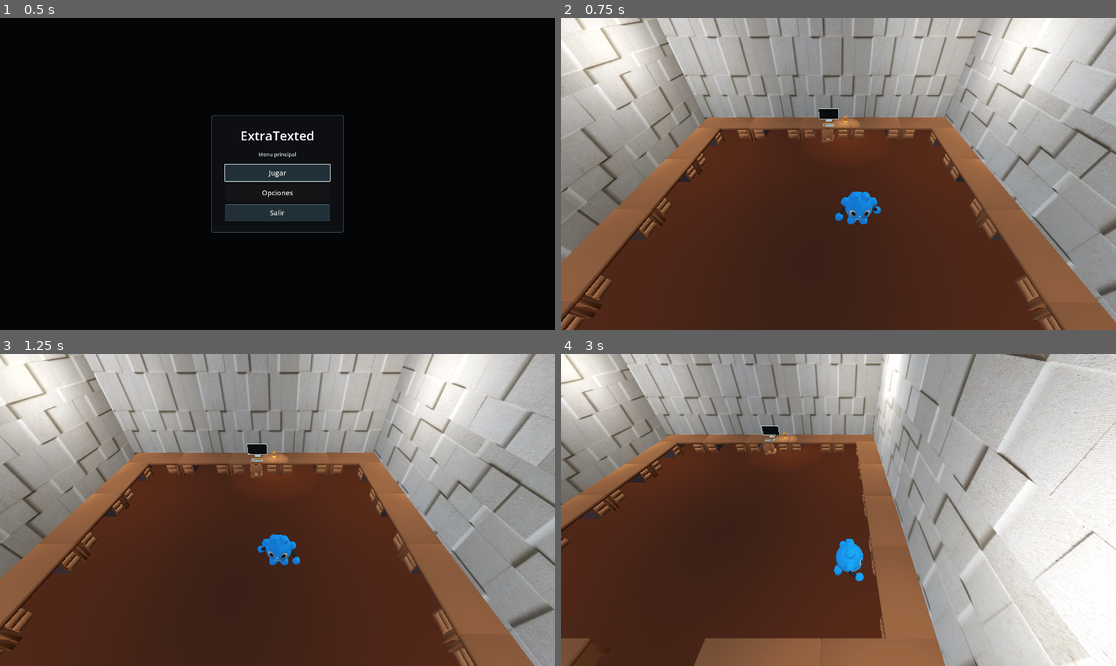
Above: before the commit, frames 1-4 (two rows, left to right).
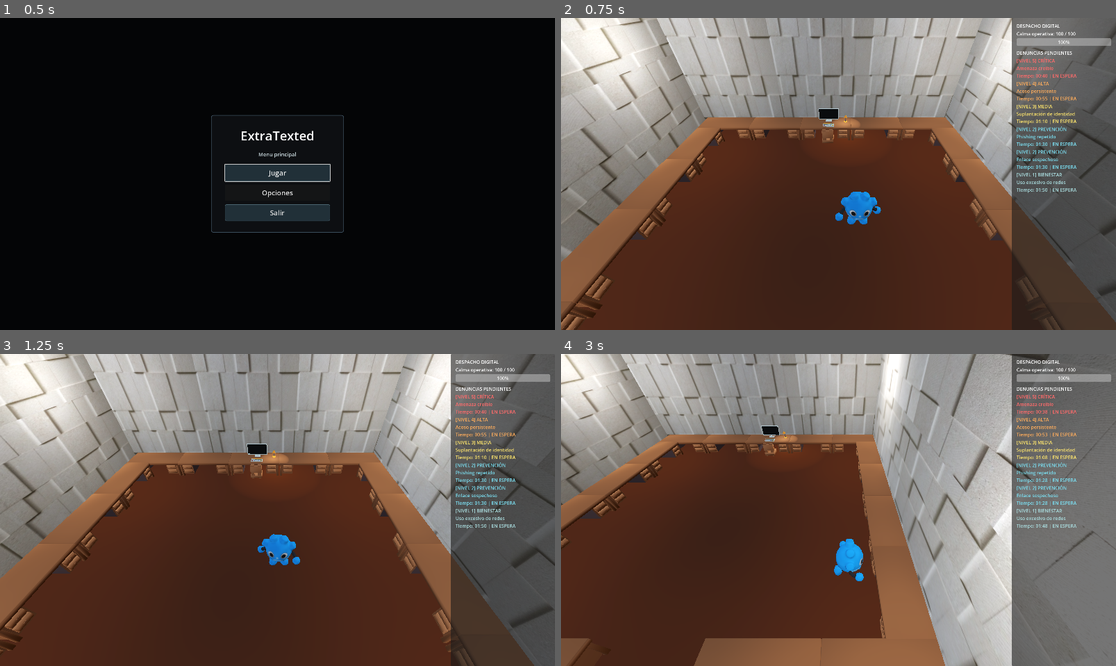
Above: after the commit, the same moments.

Repository: polosalgadomanueldavid-collab/ExtraTexted
Game: Godot game, scene res://MainMenu.tscn
Two runs of this game, one before a commit and one after it. Both use one fixed random seed, a clock stepped at 60 frames per second and the inputs below. The project has no main scene, so this scene is started directly.
Inputs:
- Up to frame 1 (0.5 s): no input
- Up to frame 2 (0.75 s): click "Jugar" at 0.5 s
- Up to frame 3 (1.25 s): no input
- Up to frame 4 (3 s): tap Enter (ui_accept) at 1.25, 1.52, 2.27 s; hold D (Derecha) 1.28-2.03 s; tap E (Interactuar) at 1.35 s; hold S (Abajo) 2.03-2.78 s; tap Keypad Enter at 2.1 s; hold D (Derecha) from 2.78 s (still down); tap Space at 2.85 s

Frame 1 is identical in both runs. In frame 2, 19% of the frame differs, in the area x 81-100%, y 0-100%; in frame 3, 19%; in frame 4, 19%.

Commit message:
feat: integra despacho AVL al escenario de oficina
ya se puede ver el panel en el juego

Diff:
--- a/proyecto-4-semestre/Oficina.tscn
+++ b/proyecto-4-semestre/Oficina.tscn
@@ -1,10 +1,12 @@
 [gd_scene format=4 uid="uid://c8s7h5f523ny"]
 
 [ext_resource type="Material" uid="uid://bnwphshq0no4d" path="res://Furniture Pack/main.tres" id="1_bnasg"]
+[ext_resource type="Script" uid="uid://ca140yvw05l41" path="res://Scripts/gestor_partida.gd" id="1_sa8v2"]
 [ext_resource type="Texture2D" uid="uid://dydg7plihxu75" path="res://36bf31df51379c823db97b294d26704f.jpg" id="2_nwhbu"]
 [ext_resource type="PackedScene" uid="uid://bfe3yjenbnsvj" path="res://Policia.tscn" id="3_qg7b0"]
 [ext_resource type="PackedScene" uid="uid://b4kirh52d1do4" path="res://computer.tscn" id="4_yf2d8"]
 [ext_resource type="Script" uid="uid://dcpx1o1vvn3vb" path="res://Scripts/camera_3d.gd" id="5_wg1wp"]
+[ext_resource type="PackedScene" uid="uid://gysqqn4wkayp" path="res://UI/PanelDespacho.tscn" id="7_sa8v2"]
 
 [sub_resource type="ArrayMesh" id="ArrayMesh_nvcgb"]
 _surfaces = [{
@@ -181,6 +183,7 @@
 albedo_color = Color(0.34, 0.15028001, 0.023799999, 1)
 
 [node name="Node3D" type="Node3D" unique_id=1045791016]
+script = ExtResource("1_sa8v2")
 
 [node name="Mesas verticales IZQ" type="Node3D" parent="." unique_id=2135345679]
 
@@ -470,3 +473,7 @@
 current = true
 script = ExtResource("5_wg1wp")
 objetivo = NodePath("../Node3D")
+
+[node name="CanvasLayer" type="CanvasLayer" parent="." unique_id=1523630788]
+
+[node name="PanelDespacho" parent="CanvasLayer" unique_id=1634710326 instance=ExtResource("7_sa8v2")]
--- a/proyecto-4-semestre/Scripts/SistemaDespacho.gd
+++ b/proyecto-4-semestre/Scripts/SistemaDespacho.gd
@@ -12,7 +12,7 @@
 
 var arbol: ArbolDenunciasAVL = ArbolDenunciasAVL.new()
 var calma_operativa: int = CALMA_MAXIMA
-
+var denuncia_activa_id: String = ""
 # Guarda cuánto tiempo le queda a cada denuncia pendiente.
 var tiempos_restantes: Dictionary = {}
 
@@ -38,6 +38,25 @@
 	return true
 
 
+func iniciar_denuncia_prioritaria() -> Denuncia:
+	var denuncia: Denuncia = arbol.obtener_prioritaria()
+
+	if denuncia == null:
+		return null
+
+	denuncia.estado = Denuncia.Estado.EN_PROCESO
+	denuncia_activa_id = denuncia.id
+
+	_notificar_cambios()
+	return denuncia
+
+
+func obtener_denuncia_activa() -> Denuncia:
+	if denuncia_activa_id.is_empty():
+		return null
+
+	return arbol.buscar_por_id(denuncia_activa_id)
+
 func resolver_denuncia(id: String) -> bool:
 	var denuncia: Denuncia = arbol.buscar_por_id(id)
 
@@ -54,6 +73,10 @@
 	)
 
 	denuncia_resuelta.emit(denuncia)
+
+	if denuncia_activa_id == id:
+		denuncia_activa_id = ""
+
 	_notificar_cambios()
 	return true
 
@@ -74,6 +97,9 @@
 	)
 
 	denuncia_vencida.emit(denuncia)
+	if denuncia_activa_id == id:
+		denuncia_activa_id = ""
+
 	_notificar_cambios()
 
 	if calma_operativa <= 0:
--- /dev/null
+++ b/proyecto-4-semestre/Scripts/gestor_partida.gd
@@ -0,0 +1,28 @@
+extends Node3D
+
+@onready var panel_despacho: PanelDespacho = $CanvasLayer/PanelDespacho
+
+var sistema_despacho: SistemaDespacho
+
+
+func _ready() -> void:
+	sistema_despacho = SistemaDespacho.new()
+	add_child(sistema_despacho)
+
+	panel_despacho.configurar_sistema(sistema_despacho)
+
+	_cargar_denuncias_de_prueba()
+
+
+func _cargar_denuncias_de_prueba() -> void:
+	var denuncias: Array[Denuncia] = [
+		preload("res://Casos/Despacho/denuncia_uso_excesivo.tres") as Denuncia,
+		preload("res://Casos/Despacho/denuncia_enlace_sospechoso.tres") as Denuncia,
+		preload("res://Casos/Despacho/denuncia_suplantacion.tres") as Denuncia,
+		preload("res://Casos/Despacho/denuncia_acoso_persistente.tres") as Denuncia,
+		preload("res://Casos/Despacho/denuncia_amenaza_critica.tres") as Denuncia,
+		preload("res://Casos/Despacho/denuncia_phishing_repetido.tres") as Denuncia
+	]
+
+	for denuncia: Denuncia in denuncias:
+		sistema_despacho.recibir_denuncia(denuncia)
Not shown, added: proyecto-4-semestre/Scripts/gestor_partida.gd.uid
